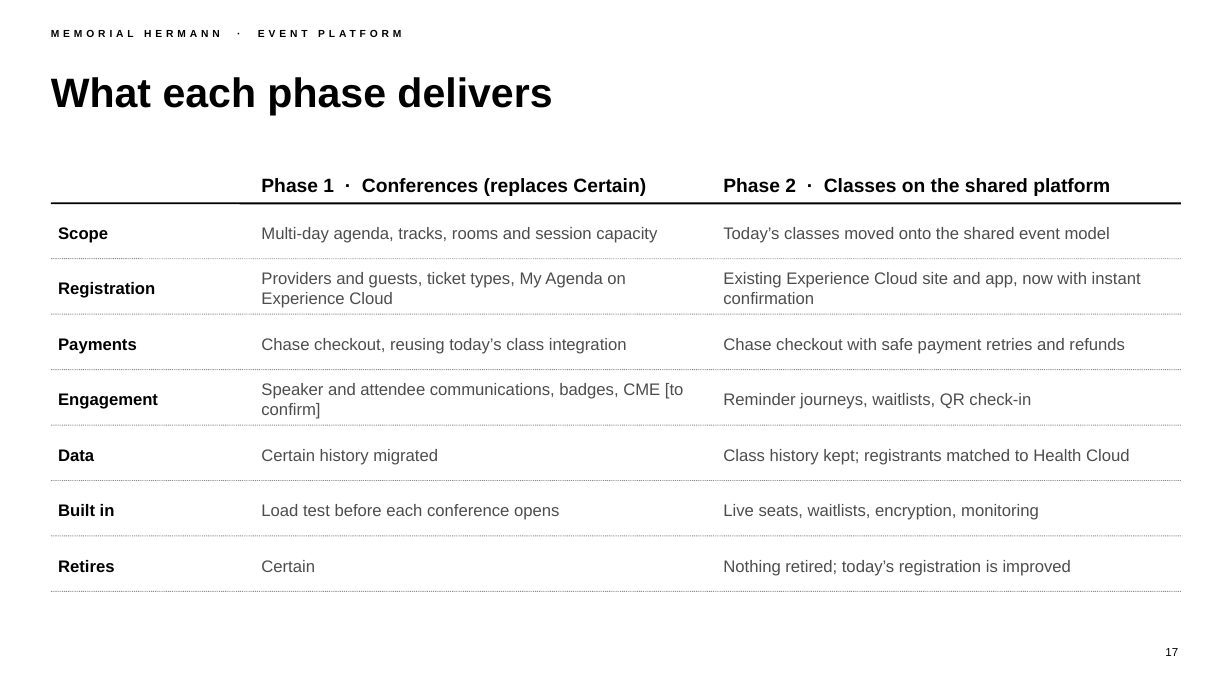
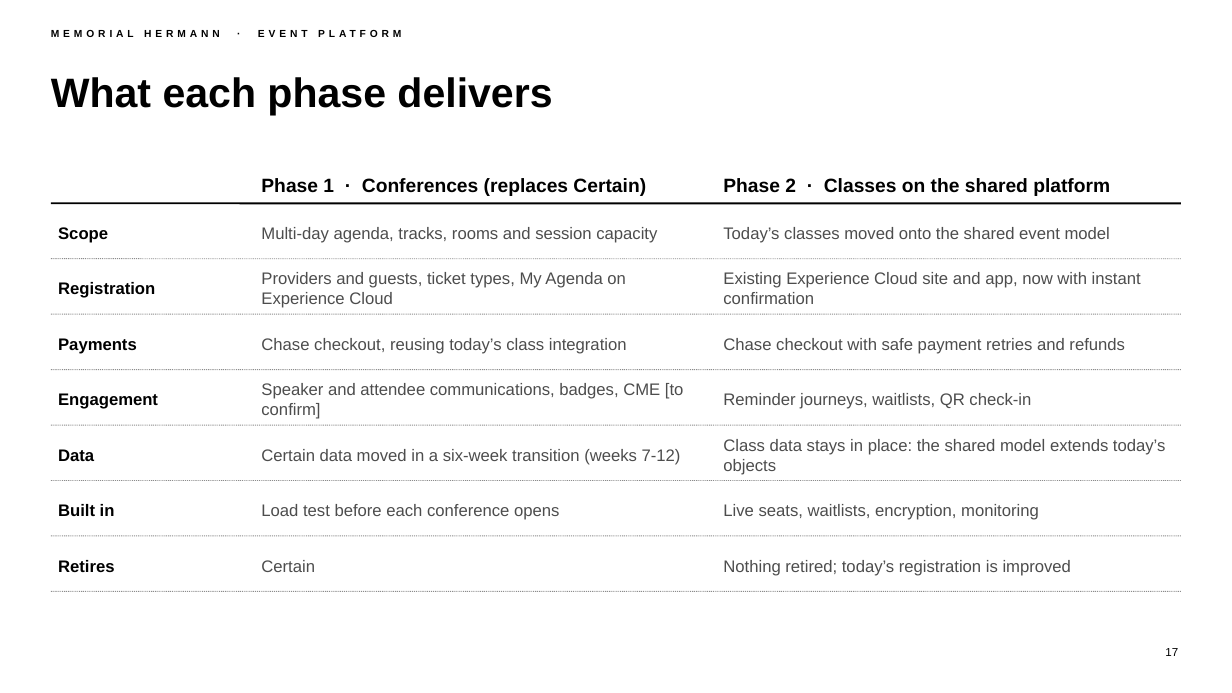
Before and after one commit to chintasurya/preSales_Memorial-hermann, a slide deck: slide 17 of deck/Memorial-Hermann-Event-Platform.pptx. Drawn at 1232x693 pixels with LibreOffice and Linux fonts; fonts in the diff are those of the drawing; background and template pictures are left out. Boxes give left, top, right and bottom in pixels: in the first picture for what was removed or moved away, otherwise in the second. Text is boxed around its words. In the diff, an @@ line names an element or a change of style, - is before the commit and + after.

```diff
--- a/deck/Memorial-Hermann-Event-Platform.pptx
+++ b/deck/Memorial-Hermann-Event-Platform.pptx
@@ text at (x1=261, y1=449, x2=681, y2=465): text changed @@
-Certain history migrated
+Certain data moved in a six-week transition (weeks 7-12)
@@ text at (x1=723, y1=439, x2=1165, y2=475): text changed @@
-Class history kept; registrants matched to Health Cloud
+Class data stays in place: the shared model extends today’s objects
```
Also in this commit, not shown: 4 other slides changed, 4 slides added, 3 slides removed, 8 other files.
